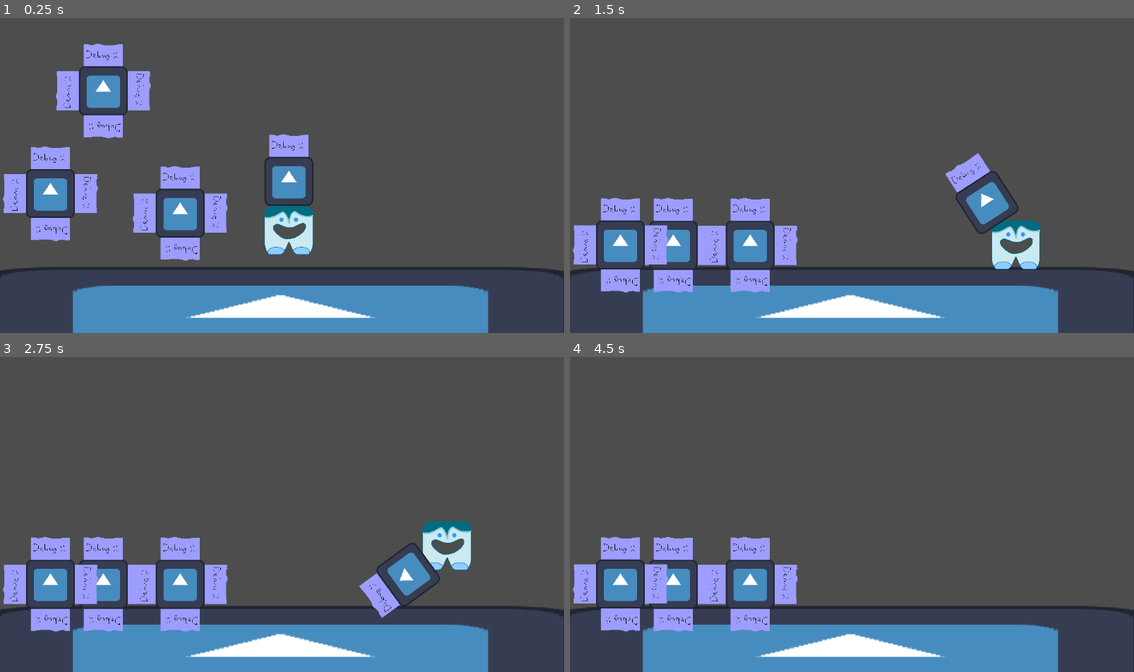
Above: before the commit, frames 1-4 (two rows, left to right).
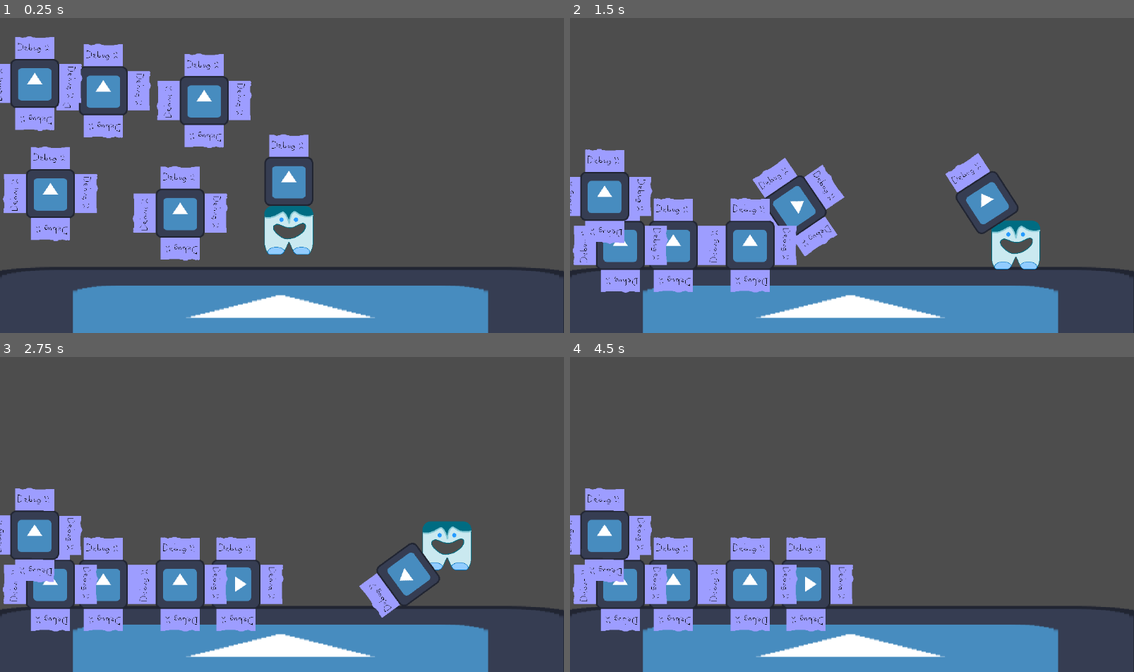
Above: after the commit, the same moments.

Repository: jkkivenko/james-gam-249
Game: Godot game, scene res://Scenes/jamess.tscn
Same seed, same stepped clock (60 frames per second), same inputs: the game is played once before the commit and once after it. This scene is started directly instead of the project's main scene. The engine's default icon, where the game draws it, is replaced by a stand-in: a white triangle on a blue panel in a dark square.
Inputs (mouse positions are in pixels of both pictures, inside the frame that each line leads up to):
- Up to frame 1 (0.25 s): no input
- Up to frame 2 (1.5 s): move the mouse to (671, 137) at 0.52 s; hold D (Move Right) 0.53-1.28 s; right-click (671, 137) at 0.6 s; click (671, 137) at 0.67 s; move the mouse to (620, 244) at 1.27 s; hold A (Move Left) from 1.28 s (still down); tap Right (Swing Clockwise) at 1.35 s; click (620, 244) at 1.42 s
- Up to frame 3 (2.75 s): move the mouse to (50, 583) at 2.02 s; release A (Move Left) at 2.03 s; hold D (Move Right) from 2.03 s (still down); hold Left (Swing Counterclockwise) from 2.03 s (still down); click (50, 583) at 2.17 s
- Up to frame 4 (4.5 s): move the mouse to (620, 583) at 2.77 s; release Left (Swing Counterclockwise) at 2.78 s; right-click (620, 583) at 2.85 s; click (620, 583) at 2.92 s; move the mouse to (620, 583) at 3.52 s; release D (Move Right) at 3.53 s; hold Right (Swing Clockwise) 3.53-4.28 s; hold A (Move Left) from 3.53 s (still down); click (620, 583) at 3.67 s; tap Enter at 4.25 s; move the mouse to (620, 583) at 4.27 s; tap Left (Swing Counterclockwise) at 4.35 s; click (620, 583) at 4.42 s

The runs differ from the first frame. In frame 1, 4.9% of the frame differs, in the area x 0-45%, y 5-42%; in frame 2, 4.9%, in the area x 0-49%, y 41-88%; in frame 3, 4.6%; in frame 4, 4.7%.

Commit message:
make weapon not fall apart when removing components

Diff:
--- a/Scenes/jamess.tscn
+++ b/Scenes/jamess.tscn
@@ -35,10 +35,14 @@
 position = Vector2(104, 375)
 component_scene = ExtResource("5_lpgml")
 
+[node name="PhysicsEntity4" parent="." instance=ExtResource("4_fe7jn")]
+position = Vector2(418, 185)
+component_scene = ExtResource("5_lpgml")
+
+[node name="PhysicsEntity5" parent="." instance=ExtResource("4_fe7jn")]
+position = Vector2(72, 150)
+component_scene = ExtResource("5_lpgml")
+
 [node name="PhysicsEntity3" parent="." instance=ExtResource("4_fe7jn")]
 position = Vector2(369, 415)
 component_scene = ExtResource("5_lpgml")
-
-[editable path="Player"]
-[editable path="Player/WeaponPivot"]
-[editable path="Player/WeaponPivot/Hilt"]
--- a/Scripts/weapon_pivot.gd
+++ b/Scripts/weapon_pivot.gd
@@ -33,7 +33,7 @@
 	if Input.is_mouse_button_pressed(MOUSE_BUTTON_LEFT) and hovered_component:
 		disconnect_component(hovered_component)
 		for disconnected_component in get_disconnected_components():
-			#print("THERE IS A DISCONNECTED COMPONENT!!!!!!!!!!!!!!!!!!!")
+			print("THERE IS A DISCONNECTED COMPONENT!!!!!!!!!!!!!!!!!!!")
 			disconnect_component(disconnected_component, false)
 
 func disconnect_component(component : HammerComponent, should_create_held_object : bool = true):
@@ -73,8 +73,8 @@
 func get_all_attached_components(root : HammerComponent = $Hilt, visited_components : Array[HammerComponent] = []) -> Array[HammerComponent]:
 	visited_components.append(root)
 	for attachment_point in root.get_attachment_points():
-		if attachment_point.get_parent() not in visited_components:
-			visited_components += get_all_attached_components(attachment_point.get_parent(), visited_components)
+		if attachment_point.attached_point and attachment_point.attached_point.get_parent() not in visited_components:
+			visited_components += get_all_attached_components(attachment_point.attached_point.get_parent(), visited_components)
 	return visited_components
 
 func _physics_process(_delta):
